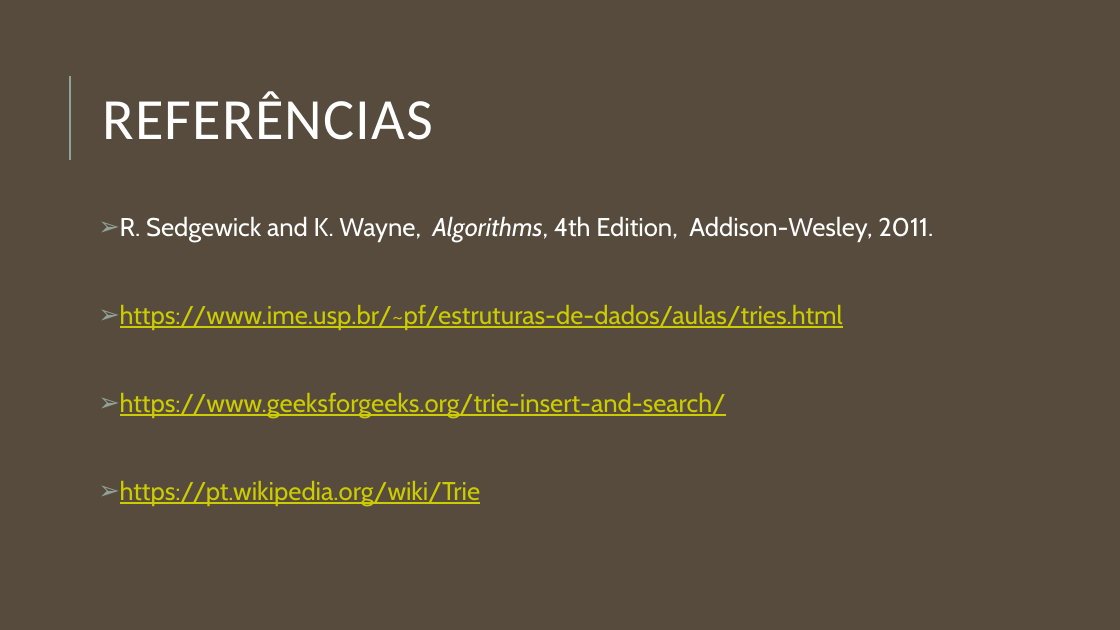
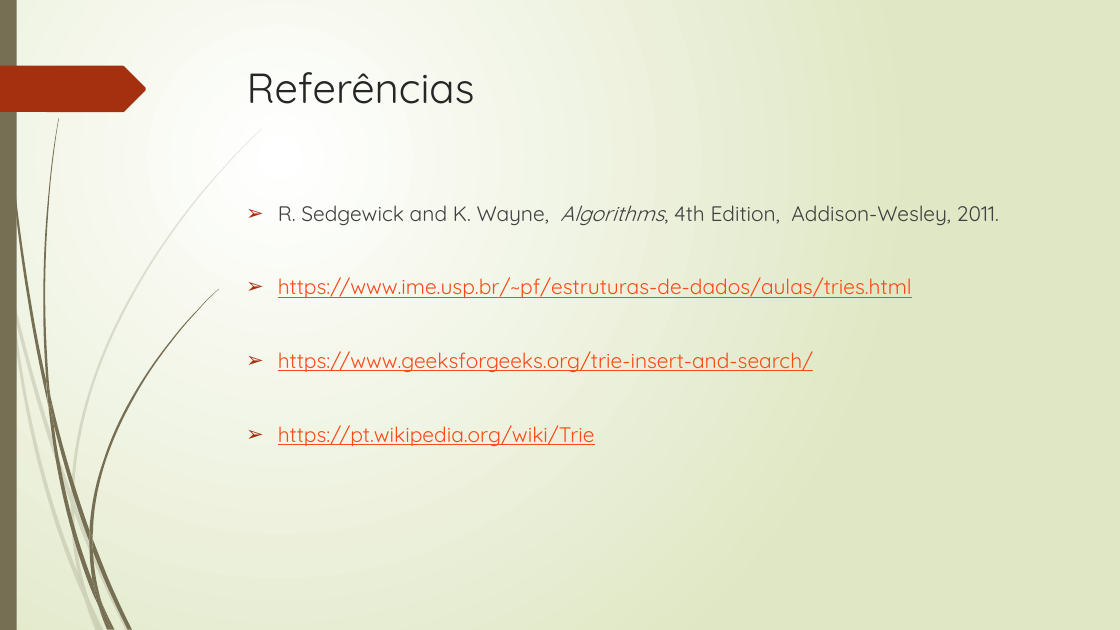
Before and after one commit to CryptoHBP/Trie, a slide deck: slide 9 of TRIE.pptm (slide 13 before the commit). Drawn at 1120x630 pixels with LibreOffice and Linux fonts; fonts in the diff are those of the drawing. Boxes give left, top, right and bottom in pixels: in the first picture for what was removed or moved away, otherwise in the second. Text is boxed around its words. In the diff, an @@ line names an element or a change of style, - is before the commit and + after.

```diff
--- a/TRIE.pptm
+++ b/TRIE.pptm
@@ background #564B3C to gradient #FFFFFF to #DFE8C4 @@
@@ rectangle added at <box>0,0,17,630</box>, fill #766F54 @@
@@ title "Referências" at <box>247,72,475,104</box>: vertical alignment middle to top @@
@@ freeform shape added at <box>0,66,146,112</box>, fill #A53010 @@
@@ line removed from (70, 160) to (70, 76) @@
@@ title at <box>247,72,475,104</box>: text changed; size 50 to 36 pt; font Calibri to Quicksand; text colour #FFFFFF to #262626 @@
-REFERÊNCIAS
+Referências
@@ text "R. Sedgewick and K. Wayne, ...": place and size @@
-text "R. Sedgewick and K. Wayne, ..." at <box>120,216,933,506</box>
+text "R. Sedgewick and K. Wayne, ..." at <box>278,205,999,446</box>
@@ text "R. Sedgewick and K. Wayne, ..." at <box>278,205,999,446</box>: size 22 to 18 pt, font Cabin to Quicksand; text colour #FFFFFF to #404040 in "R. Sedgewick and K. Wayne, Algorithms, 4th ..."; text colour #CCCC00 to #FB4A18 in "https://www.ime.usp.br/~pf/estruturas-de-dados/aulas/tries.h ...", "https://www.geeksforgeeks.org/trie-insert-and-search/", "https://pt.wikipedia.org/wiki/Trie"; indent changed; line spacing 0.9 to 1; less space between paragraphs; bullet colour #93A299 to #A53010 @@
@@ group added at <box>0,129,262,630</box>: 10 freeform shapes @@
@@ group added at <box>3,0,218,630</box>: 12 freeform shapes @@
```
Also in this commit, not shown: 8 other slides changed, 4 slides removed, 1 other file.
